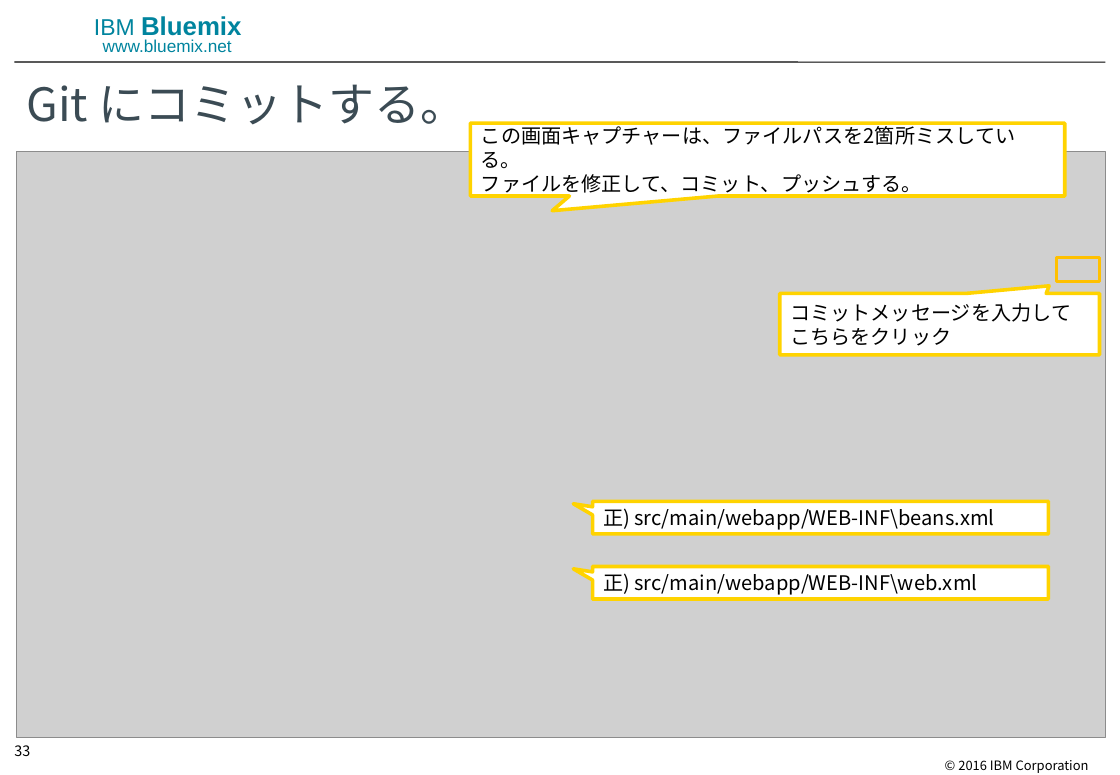
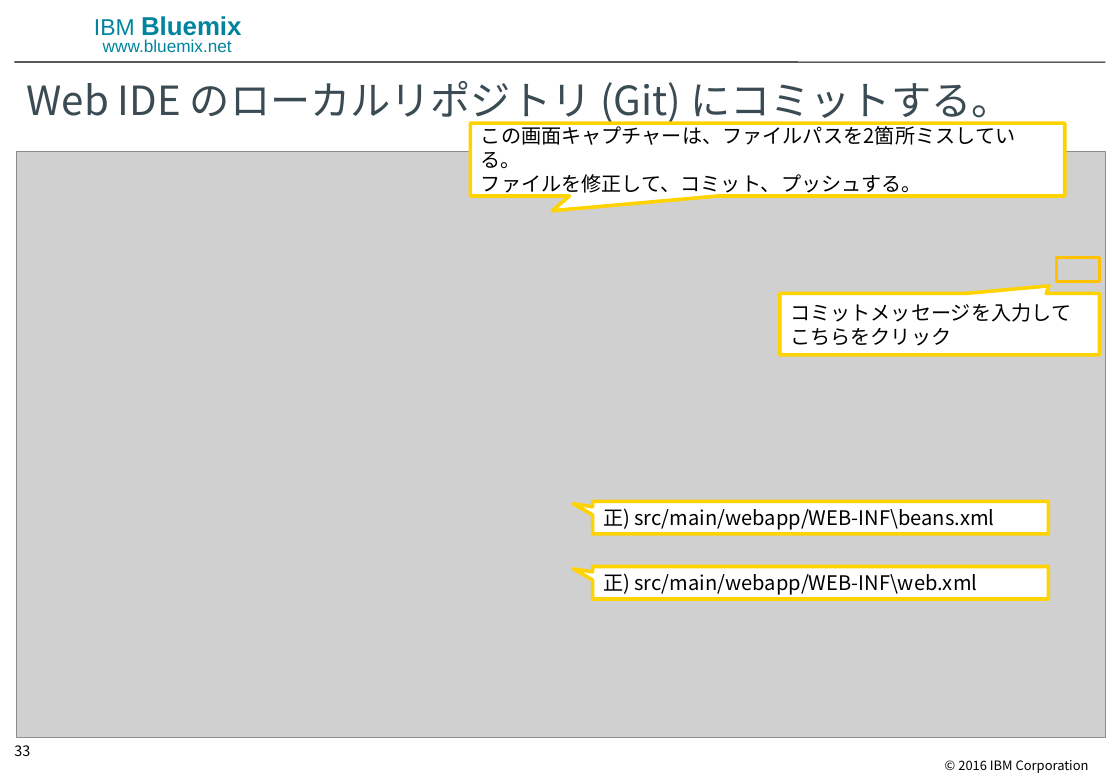
Before and after one commit to ippei0605/hello-java, a slide deck: slide 33 of doc/IBM Bluemix DevOps Services で Javaの Web アプリを開発する.pptx. Drawn at 1120x775 pixels with LibreOffice and Linux fonts; fonts in the diff are those of the drawing; grey boxes stand for pictures; background and template pictures are left out. Boxes give left, top, right and bottom in pixels: in the first picture for what was removed or moved away, otherwise in the second. Text is boxed around its words. In the diff, an @@ line names an element or a change of style, - is before the commit and + after.

```diff
--- a/doc/IBM Bluemix DevOps Services で Javaの Web アプリを開発する.pptx
+++ b/doc/IBM Bluemix DevOps Services で Javaの Web アプリを開発する.pptx
@@ title at (27, 81, 1011, 126): text changed; size 32 to 28 pt @@
-Git にコミットする。
+Web IDE のローカルリポジトリ (Git) にコミットする。
```
Also in this commit, not shown: 2 other slides changed.
